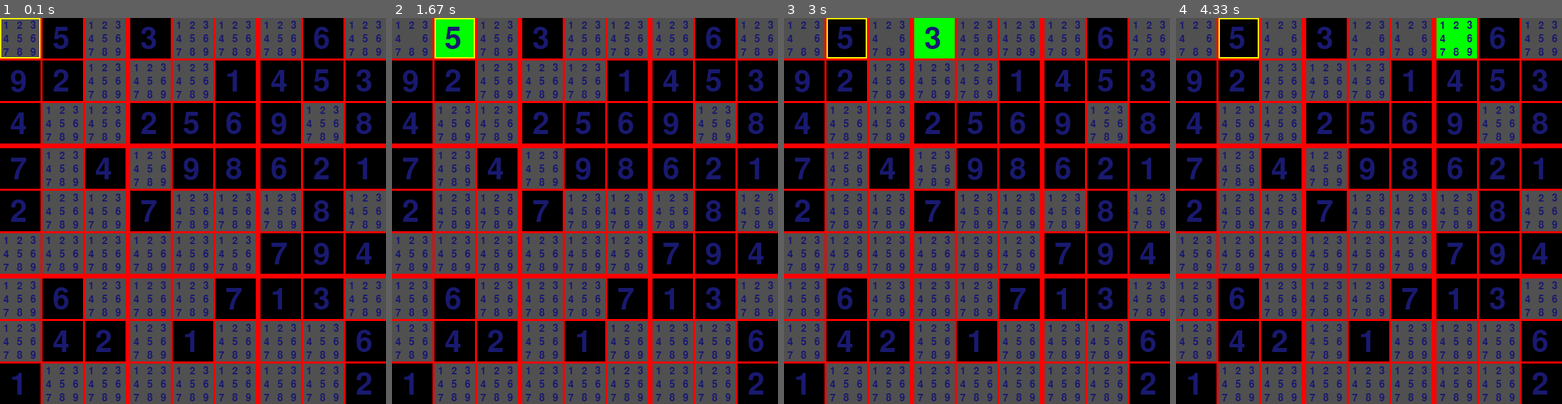
Above: before the commit, frames 1-4 (left to right).
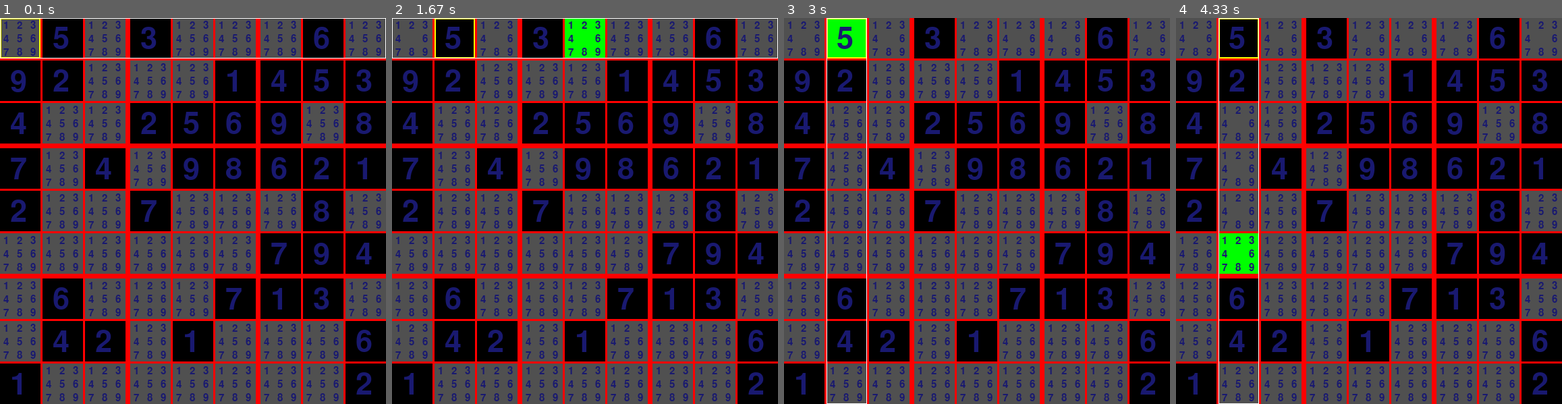
Above: after the commit, the same moments.

Repository: bobbarnes1981/PyGameSudoku
Game: pygame game, started from sudoku/__main__.py
Two runs of this game, one before a commit and one after it. Both use one fixed random seed, a clock stepped at 60 frames per second and the inputs below.
Inputs:
- Up to frame 1 (0.1 s): no input
- Up to frame 2 (1.67 s): no input
- Up to frame 3 (3 s): no input
- Up to frame 4 (4.33 s): no input

The runs differ from the first frame. In frame 1, 0.4% of the frame differs, in the area x 0-100%, y 0-11%; in frame 2, 2.2%; in frame 3, 2.3%; in frame 4, 2.5%, in the area x 11-96%, y 0-100%.

Commit message:
show area being checked

Diff:
--- a/sudoku/__main__.py
+++ b/sudoku/__main__.py
@@ -9,8 +9,10 @@
 cell_height = 20
 COL_BACK = (0,0,0)
 COL_TEXT = (25,25,112)
-COL_YELLOW = (255,255,0)
-DELAY = 0.5
+COL_CHECK = (0,255,0)
+COL_CHECKING = (255,255,0)
+COL_AREA = (255,255,255)
+DELAY = 0.25
 CELL_THICKNESS = 3
 GRID_THICKNESS = 7
 
@@ -37,7 +39,9 @@
     def __init__(self):
         self._running = True
         self._display_surf = None
-        self._size = ((cell_width*9*3)+(8*CELL_THICKNESS)+(2*(GRID_THICKNESS-CELL_THICKNESS)), (cell_height*9*3)+(8*CELL_THICKNESS)+(2*(GRID_THICKNESS-CELL_THICKNESS)))
+        self._width = (cell_width*9*3)+(8*CELL_THICKNESS)+(2*(GRID_THICKNESS-CELL_THICKNESS))
+        self._height = (cell_height*9*3)+(8*CELL_THICKNESS)+(2*(GRID_THICKNESS-CELL_THICKNESS))
+        self._size = (self._width, self._height)
         self._grid = Grid()
         self._time = time.time()
         self._counter = 0
@@ -154,9 +158,12 @@
                     self._grid.remove(row_val, col_val, self._grid.get(self._check_cell_row, self._check_cell_col))
         # not completed
         return False
-    def get_sub_vals(self):
+    def get_sub_offsets(self):
         col_offset = (self._check_cell_col // 3) * 3
         row_offset = (self._check_cell_row // 3) * 3
+        return (row_offset, col_offset)
+    def get_sub_vals(self):
+        (row_offset, col_offset) = self.get_sub_offsets()
         col_val = col_offset + self._counter_sub_col
         row_val = row_offset + self._counter_sub_row
         return (row_val, col_val)
@@ -167,29 +174,45 @@
         self.draw_checking()
         self.draw_check_cell()
         self.draw_numbers()
+        self.draw_checking_area()
         pygame.display.update()
     def draw_check_cell(self):
         left = (cell_width*3*self._check_cell_col)+(self._check_cell_col*CELL_THICKNESS)+((self._check_cell_col//3)*(GRID_THICKNESS-CELL_THICKNESS))
         top = (cell_height*3*self._check_cell_row)+(self._check_cell_row*CELL_THICKNESS)+((self._check_cell_row//3)*(GRID_THICKNESS-CELL_THICKNESS))
         width = cell_width*3
         height = cell_height*3
-        pygame.draw.rect(self._display_surf, COL_YELLOW, (left, top, width, height), 2)
+        pygame.draw.rect(self._display_surf, COL_CHECKING, (left, top, width, height), 2)
     def draw_checking(self):
         if not self._render_check:
             return
+        if self._checking == "ROW":
+            left = (cell_width*3*self._counter_col)+(self._counter_col*CELL_THICKNESS)+((self._counter_col//3)*(GRID_THICKNESS-CELL_THICKNESS))
+            top = (cell_height*3*self._check_cell_row)+(self._check_cell_row*CELL_THICKNESS)+((self._check_cell_row//3)*(GRID_THICKNESS-CELL_THICKNESS))
         if self._checking == "COL":
             left = (cell_width*3*self._check_cell_col)+(self._check_cell_col*CELL_THICKNESS)+((self._check_cell_col//3)*(GRID_THICKNESS-CELL_THICKNESS))
             top = (cell_height*3*self._counter_row)+(self._counter_row*CELL_THICKNESS)+((self._counter_row//3)*(GRID_THICKNESS-CELL_THICKNESS))
-        if self._checking == "ROW":
-            left = (cell_width*3*self._counter_col)+(self._counter_col*CELL_THICKNESS)+((self._counter_col//3)*(GRID_THICKNESS-CELL_THICKNESS))
-            top = (cell_height*3*self._check_cell_row)+(self._check_cell_row*CELL_THICKNESS)+((self._check_cell_row//3)*(GRID_THICKNESS-CELL_THICKNESS))
         if self._checking == "SUB":
             (row_val, col_val) = self.get_sub_vals()
             left = (cell_width*3*col_val)+(col_val*CELL_THICKNESS)+((col_val//3)*(GRID_THICKNESS-CELL_THICKNESS))
             top = (cell_height*3*row_val)+(row_val*CELL_THICKNESS)+((row_val//3)*(GRID_THICKNESS-CELL_THICKNESS))
         width = cell_width*3
         height = cell_height*3
-        pygame.draw.rect(self._display_surf, (0,255,0), (left, top, width, height), 0)
+        pygame.draw.rect(self._display_surf, COL_CHECK, (left, top, width, height), 0)
+    def draw_checking_area(self):
+        if not self._render_check:
+            return
+        if self._checking == "ROW":
+            top = (cell_height*3*self._check_cell_row)+(self._check_cell_row*CELL_THICKNESS)+((self._check_cell_row//3)*(GRID_THICKNESS-CELL_THICKNESS))
+            pygame.draw.rect(self._display_surf, COL_AREA, (0, top, self._width, cell_height*3), 1)
+        if self._checking == "COL":
+            left = (cell_width*3*self._check_cell_col)+(self._check_cell_col*CELL_THICKNESS)+((self._check_cell_col//3)*(GRID_THICKNESS-CELL_THICKNESS))
+            pygame.draw.rect(self._display_surf, COL_AREA, (left, 0, cell_width*3, self._height), 1)
+        if self._checking == "SUB":
+            (row_val, col_val) = self.get_sub_vals()
+            (row_offset, col_offset) = self.get_sub_offsets()
+            left = (cell_width*3*col_offset)+(col_offset*CELL_THICKNESS)+((col_offset//3)*(GRID_THICKNESS-CELL_THICKNESS))
+            top = (cell_height*3*row_offset)+(row_offset*CELL_THICKNESS)+((row_offset//3)*(GRID_THICKNESS-CELL_THICKNESS))
+            pygame.draw.rect(self._display_surf, COL_AREA, (left, top, (cell_width*3*3)+(CELL_THICKNESS*2), (cell_height*3*3)+(CELL_THICKNESS*2)), 1)
     def draw_lines(self):
         right = (cell_width*9*3)+(8*CELL_THICKNESS)+(2*(GRID_THICKNESS-CELL_THICKNESS))
         bottom = (cell_height*3*9)+(8*CELL_THICKNESS)+(2*(GRID_THICKNESS-CELL_THICKNESS))
